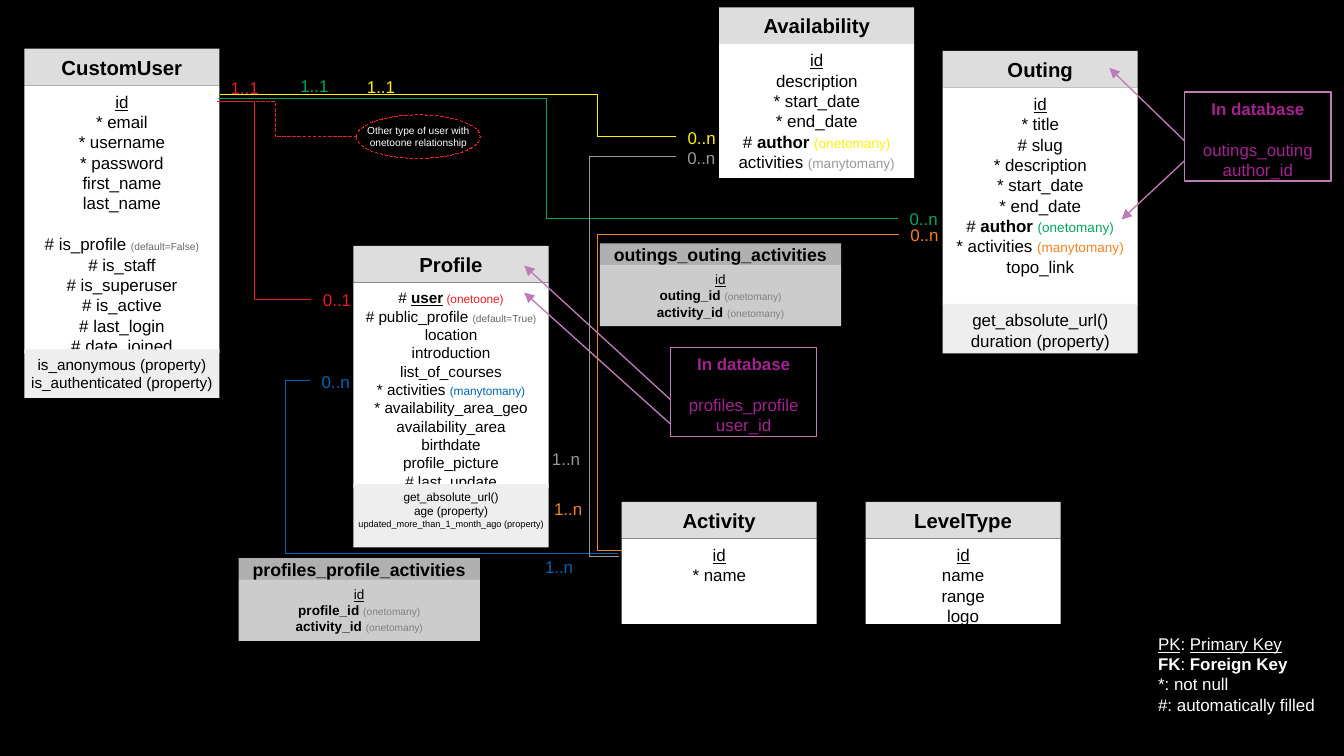
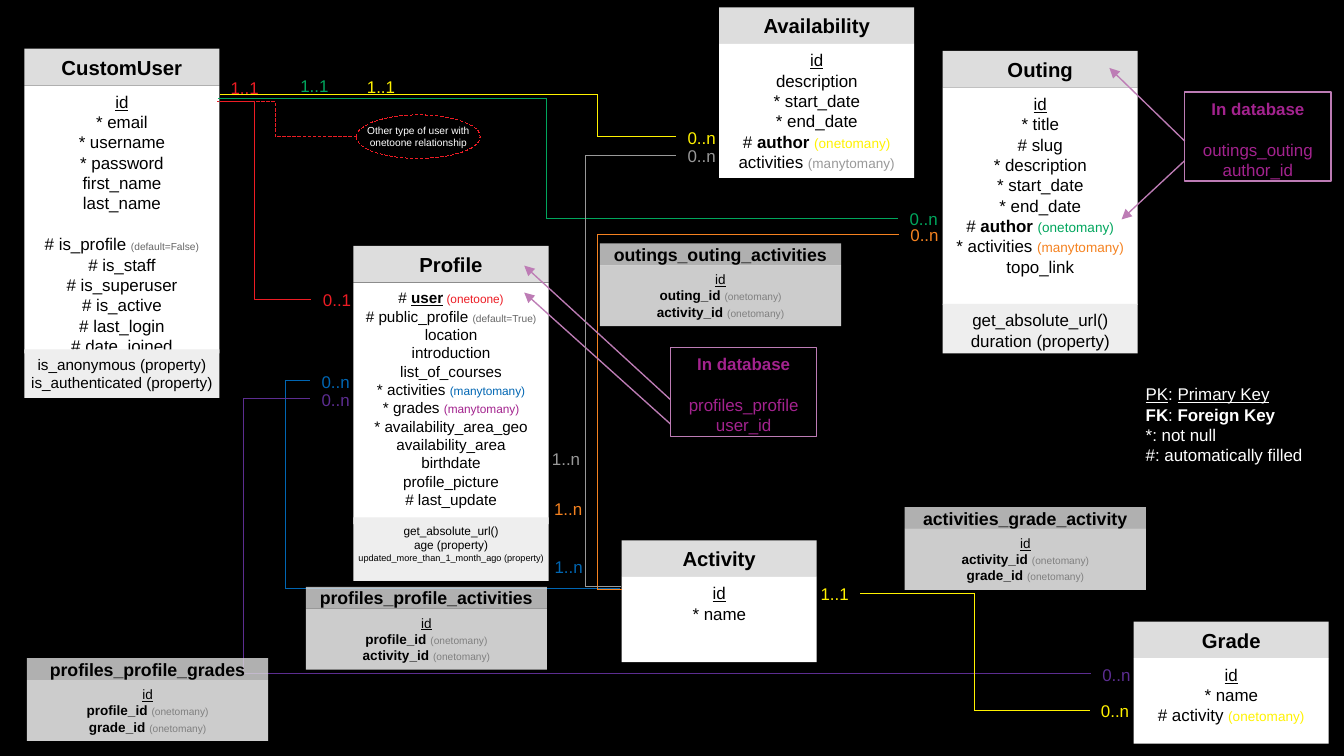
Before and after one commit to YannBerry/bourseauxcompagnons, a slide deck: slide 1 of docs/data_model.odp. Drawn at 1344x756 pixels with LibreOffice and Linux fonts; fonts in the diff are those of the drawing. Boxes give left, top, right and bottom in pixels: in the first picture for what was removed or moved away, otherwise in the second. Text is boxed around its words. In the diff, an @@ line names an element or a change of style, - is before the commit and + after.

Commit message:
added grades fonctionality

```diff
--- a/docs/data_model.odp
+++ b/docs/data_model.odp
@@ elbow line moved from (676, 157) - (618, 556) to (676, 155) - (621, 587) @@
@@ elbow line moved from (899, 234) - (622, 551) to (899, 234) - (622, 589) @@
@@ rectangle "# user (onetoone)": place and size @@
-rectangle "# user (onetoone)" at <box>354,283,549,488</box>
+rectangle "# user (onetoone)" at <box>354,283,549,524</box>
@@ elbow line moved from (617, 554) - (310, 381) to (620, 589) - (310, 381) @@
@@ text "PK: Primary Key": place and size @@
-text "PK: Primary Key" at <box>1158,637,1315,715</box>
+text "PK: Primary Key" at <box>1146,387,1303,465</box>
@@ elbow line added from (1090, 674) to (310, 399), #5C2D91 0 pt @@
@@ text added at <box>322,394,350,406</box>, 10 pt, text #5C2D91 @@
+0..n
@@ text in rectangle at <box>393,402,519,416</box>: paragraph added @@
+* grades (manytomany)
@@ rectangle removed at <box>866,502,1061,539</box> @@
-LevelType
@@ rectangle added at <box>905,507,1146,529</box>, fill #DDDDDD at 80% opacity, 10.5 pt, text #000000, bold @@
+activities_grade_activity
@@ rectangle "get_absolute_url()": place and size @@
-rectangle "get_absolute_url()" at <box>354,484,549,548</box>
+rectangle "get_absolute_url()" at <box>354,517,549,581</box>
@@ rectangle added at <box>905,529,1146,590</box>, fill #FFFFFF at 80% opacity, 6 pt, text #808080 @@
+id
+activity_id (onetomany)
+grade_id (onetomany)
@@ text "1..n": place and size @@
-text "1..n" at <box>545,561,573,573</box>
+text "1..n" at <box>555,561,583,573</box>
@@ rectangle "Activity": place and size @@
-rectangle "Activity" at <box>622,502,817,539</box>
+rectangle "Activity" at <box>622,540,817,577</box>
@@ rectangle "profiles_profile_activities": place and size @@
-rectangle "profiles_profile_activities" at <box>239,559,481,581</box>
+rectangle "profiles_profile_activities" at <box>306,587,548,609</box>
@@ rectangle "id": place and size @@
-rectangle "id" at <box>622,539,817,624</box>
+rectangle "id" at <box>622,577,817,662</box>
@@ text added at <box>821,588,849,600</box>, 10 pt, text #FFF200 @@
+1..1
@@ elbow line added from (861, 594) to (1089, 711), #FFF200 0 pt @@
@@ rectangle "id": place and size @@
-rectangle "id" at <box>239,581,481,642</box>
+rectangle "id" at <box>306,609,548,670</box>
@@ rectangle added at <box>1134,622,1329,659</box>, fill #DDDDDD, 12 pt, text #000000, bold @@
+Grade
@@ rectangle added at <box>27,659,268,681</box>, fill #DDDDDD at 80% opacity, 10.5 pt, text #000000, bold @@
+profiles_profile_grades
@@ rectangle "id": place and size @@
-rectangle "id" at <box>866,539,1061,624</box>
+rectangle "id" at <box>1134,659,1329,744</box>
@@ rectangle added at <box>27,681,268,742</box>, fill #FFFFFF at 80% opacity, 6 pt, text #808080 @@
+id
+profile_id (onetomany)
+grade_id (onetomany)
@@ text added at <box>1102,669,1130,681</box>, 10 pt, text #5C2D91 @@
+0..n
@@ text added at <box>1101,705,1129,717</box>, 10 pt, text #FFF200 @@
+0..n
@@ text in rectangle at <box>1172,692,1304,725</box>: text changed @@
-name
-range
-logo
+* name
+# activity (onetomany)
```
Also in this commit, not shown: 11 other files.
